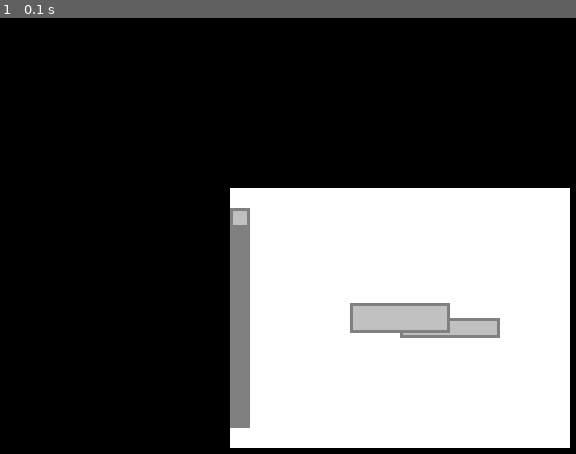
Above: before the commit, frame 1.
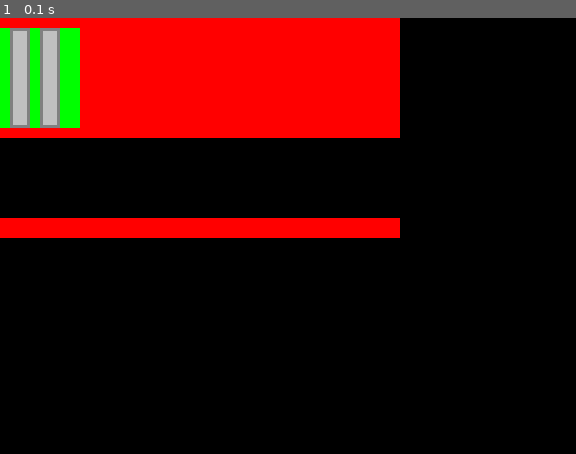
Above: after the commit, the same moment.

Repository: Lanboost/pygame_lui
Game: pygame game, started from test.py
The game is run twice, just before and just after one commit, with the same random seed, the same clock (stepped at 60 frames per second) and the same inputs.
Inputs:
- Up to frame 1 (0.1 s): no input

The runs differ from the first frame. In frame 1, 56% of the frame differs, in the area x 0-99%, y 0-99%.

Commit message:
#Did some updates, broke some stuff, started a example file

Diff:
--- a/pygamelui/components.py
+++ b/pygamelui/components.py
@@ -21,8 +21,11 @@
         self.width = 0
         self.height = 0
         self.rect = {"left":0, "top":0, "right":0, "bottom":0}
+        self.screen_rect = {"left":0, "top":0, "right":0, "bottom":0}
         self.anchors = {"min_x":0, "min_y":0, "max_x":1, "max_y":1}
         self.pivot = {"x":0, "y":0}
+
+        self.mouse_state = {"left_down":False,"middle_down":False, "right_down":False, "mouse_over":False}
 
     def align_pivot(self, x, y):
         if y == ALIGN_TOP:
@@ -69,13 +72,33 @@
 
         self.rect = {"left":left, "top":top, "right":right, "bottom":bottom}
 
+    def _set_x(self, x):
+        parent_offset_x = self.screen_rect['left']-self.x
+        self.x = x
+        self.screen_rect['left'] = self.x+parent_offset_x
+        self.screen_rect['right'] = self.screen_rect['left']+self.width
+
+    def _set_y(self, y):
+        parent_offset_y = self.screen_rect['top']-self.y
+        self.y = y
+        self.screen_rect['top'] = self.y+parent_offset_y
+        self.screen_rect['bottom'] = self.screen_rect['top']+self.height
+
+    def _set_width(self, width):
+        self.width = width
+        self.screen_rect['right'] = self.screen_rect['left']+self.width
+
+    def _set_height(self, height):
+        self.height = height
+        self.screen_rect['top'] = self.screen_rect['bottom']+self.height
+
     def set_anchors(self, min_x, min_y, max_x, max_y):
         self.anchors = {"min_x":min_x, "min_y":min_y, "max_x":max_x, "max_y":max_y}
 
     def set_pivot(self, pivot_x, pivot_y):
         self.pivot = {"x":pivot_x, "y":pivot_y}
 
-    def revalidate(self, parent_width, parent_height, is_self=False):
+    def revalidate(self, parent_offset_x, parent_offset_y, parent_width, parent_height, is_self=False):
         #use x,y,height, width if anchors are at one pos
         if not is_self:
             if self.anchors["max_x"] == self.anchors["min_x"]:
@@ -93,13 +116,31 @@
                 self.y = self.rect["top"]+parent_height*self.anchors["min_y"]
             #print(self.x, self.y, self.width, self.height, parent_width, parent_height)
 
+        self.screen_rect['left'] = self.x+parent_offset_x
+        self.screen_rect['top'] = self.y+parent_offset_y
+        self.screen_rect['right'] = self.screen_rect['left']+self.width
+        self.screen_rect['bottom'] = self.screen_rect['top']+self.height
+
     def handle_event(self, event):
         return False
+
     def draw(self,surface, offsetx, offsety):
         pass
 
-    def handle_mouse(self, x, y, button, click_type):
-        return False
+    def mouse_enter(self):
+        pass
+
+    def mouse_exit(self):
+        pass
+
+    def mouse_down(self, button):
+        pass
+
+    def mouse_up(self, button):
+        pass
+
+    def mouse_clicked(self, button):
+        pass
 
 class Panel(PyGameComponent):
     def __init__(self):
@@ -109,7 +150,7 @@
 
 
     def add_child(self,obj):
-        obj.revalidate(self.width, self.height)
+        obj.revalidate(self.screen_rect['left'], self.screen_rect['top'], self.width, self.height)
         self.children += [obj]
 
     def set_background(self, color):
@@ -120,17 +161,6 @@
 
     def clear(self):
         self.children = []
-
-    def handle_mouse(self, x, y, button, click_type):
-        for c in self.children:
-            if not c.visible:
-                continue
-            nx = x-c.x
-            ny = y-c.y
-            if nx >= 0 and ny >= 0 and nx < c.width and ny < c.height:
-                if c.handle_mouse(nx, ny, button, click_type):
-                    return True
-        return False
 
     def handle_event(self,event):
         for c in self.children:
@@ -140,14 +170,15 @@
                 return True
         return False
 
-    def revalidate(self, parent_width, parent_height, is_self=False, ignore_child=False):
-        super(Panel, self).revalidate(parent_width, parent_height, is_self)
+    def revalidate(self, parent_offset_x, parent_offset_y, parent_width, parent_height, is_self=False, ignore_child=False):
+        super(Panel, self).revalidate(parent_offset_x, parent_offset_y, parent_width, parent_height, is_self)
         if not ignore_child:
             for c in self.children:
-                c.revalidate(self.width, self.height)
+                c.revalidate(parent_offset_x+self.x, parent_offset_y+self.y, self.width, self.height)
 
     def draw(self, surface, offsetx, offsety):
-        pygame.draw.rect(surface, self.background_color, [offsetx+self.x, offsety+self.y, self.width, self.height], 0)
+        if self.background_color:
+            pygame.draw.rect(surface, self.background_color, [offsetx+self.x, offsety+self.y, self.width, self.height], 0)
 
         for c in self.children:
             if not c.visible:
@@ -156,35 +187,42 @@
 
             c.draw(surface, offsetx+self.x, offsety+self.y)
 
-BUTTON_NORMAL = 0
-BUTTON_HOVER = 1
-BUTTON_CLICKED = 2
-BUTTON_SELECTED = 3
 class Button(PyGameComponent):
     def __init__(self, text):
         super(Button, self).__init__()
         self.text = text
         self.on_click = EventHandler()
-        self.state = BUTTON_NORMAL
         self.font = TEXT_FONT
         self.color_scheme = [
             [(192, 192, 192), (128, 128, 128)],
-            [(192, 192, 192), (128, 128, 128)],
+            [(128, 192, 192), (128, 128, 128)],
             [(192, 192, 192), (128, 128, 128)],
             [(128, 128, 128), (90, 90, 90)]
         ]
-    def handle_mouse(self, x, y, button, click_type):
-        if click_type == 1:
+        self.hover = False
+        self.mousedown = False
+
+    def mouse_clicked(self, button):
+        if button == 0:
             self.on_click.fire()
+
     def set_font(self, font):
         self.font = font
-    def set_state(self, state):
-        self.state = state
-
+
+    def mouse_enter(self):
+        self.hover = True
+
+    def mouse_exit(self):
+        self.hover = False
 
     def draw(self, surface, offsetx, offsety):
-
-        colors = self.color_scheme[self.state]
+        colors = self.color_scheme[0]
+        if self.mousedown:
+            colors = self.color_scheme[2]
+        else:
+            if self.hover:
+                colors = self.color_scheme[1]
+
         pygame.draw.rect(surface, colors[0], [offsetx+self.x, offsety+self.y, self.width, self.height], 0)
         pygame.draw.rect(surface, colors[1], [offsetx+self.x, offsety+self.y, self.width, self.height], 3)
         #textsurface = self.font.render(str(self.text), True, (0,0,0))
@@ -247,6 +285,12 @@
 class RadioButton(Button):
     def __init__(self, text):
         super(RadioButton, self).__init__(text)
+
+    def draw(self, surface, offsetx, offsety):
+        super(RadioButton, self).draw(surface, offsetx, offsety)
+        print(self.hover)
+        print(self.screen_rect)
+
 class CheckBox(Button):
     def __init__(self, text, check_value = False):
         super(CheckBox, self).__init__(text)
@@ -264,82 +308,64 @@
         self.checked = not self.checked
         self.__update_check()
 
-class TabPanel(Panel):
-    def __init__(self):
-        super(TabPanel, self).__init__()
-        self.radioh = RadioButtonHandler()
-        self.menu = HorizontalLayoutPanel(100, 40)
-        self.menu.set_pos(0,0)
-        self.menu.set_size(400, 40)
-        self.display = Panel()
-        self.display.set_pos(0,45)
-        self.display.set_size(400,500)
-        self.panels = []
-        self.add_child(self.menu)
-        self.add_child(self.display)
-        self.radioh.on_change.add(self.g_set_selected_panel())
-        self.on_change = EventHandler()
-        self.selected = -1
-    def set_size(self, width, height):
-        super(TabPanel, self).set_size(width, height)
-        self.display.set_size(width,height-45)
-        self.menu.set_size(width, 40)
-    def g_set_selected_panel(self):
-        def f():
-            self.set_selected_panel(self.radioh.selected)
-        return f
-    def set_selected_panel(self, id):
-        for p in self.panels:
-            p.set_visible(False)
-        self.panels[id].set_visible(True)
-        self.selected = id
-        self.on_change.fire()
-    def add_tab(self, text, panel):
-        b = RadioButton(text)
-        self.radioh.add(b)
-        self.menu.add_child(b)
-        self.panels += [panel]
-        panel.set_pos(0,0)
-        panel.set_size(self.display.width, self.display.height)
-        panel.set_visible(False)
-        self.display.add_child(panel)
+
 
 class VerticalLayoutPanel(Panel):
-    def __init__(self, child_width, child_height, spacing = 10):
+    def __init__(self, child_width, child_height, spacing = 10, padding = (10,10,10,10)):
         super(VerticalLayoutPanel, self).__init__()
         self.child_width = child_width
         self.child_height = child_height
         self.spacing = spacing
+        self.padding = padding
+
     def add_child(self,obj):
-        obj.width = self.child_width
-        obj.height = self.child_height
-        obj.x = 0
-        obj.y = len(self.children)*(self.child_height+self.spacing)
+        obj.revalidate(self.screen_rect['left'], self.screen_rect['top'], self.width, self.height)
         self.children += [obj]
+
     def remove_child(self,obj):
         self.children.remove(obj)
 
-    def revalidate(self, parent_width, parent_height, is_self=False):
-        super(VerticalLayoutPanel, self).revalidate(parent_width, parent_height, is_self, True)
-
+    def revalidate(self, parent_offset_x, parent_offset_y, parent_width, parent_height, is_self=False):
+        super(VerticalLayoutPanel, self).revalidate(parent_offset_x, parent_offset_y, parent_width, parent_height, is_self, True)
+        deltay = self.padding[1]
+        #if not ignore_child:
+        for c in self.children:
+            c.revalidate(parent_offset_x+self.x, parent_offset_y+self.y, self.width, self.height)
+            c._set_y(deltay)
+            deltay += c.height+self.spacing
+        deltay += self.padding[3]
+        self._set_height(deltay)
 
 class HorizontalLayoutPanel(Panel):
-    def __init__(self, child_width, child_height, spacing = 10):
+    def __init__(self, child_width=None, child_height=None, spacing = 10, padding = (10,10,10,10)):
         super(HorizontalLayoutPanel, self).__init__()
-        self.child_width = child_width
-        self.child_height = child_height
+        #self.child_width = child_width
+        #self.child_height = child_height
         self.spacing = spacing
+        self.padding = padding
+
     def add_child(self,obj):
-        obj.width = self.child_width
-        obj.height = self.child_height
-        obj.x = len(self.children)*(self.child_width+self.spacing)
-        obj.y = 0
+        obj.revalidate(self.screen_rect['left'], self.screen_rect['top'], self.width, self.height)
+        #obj.width = self.child_width
+        #obj.height = self.child_height
+        #obj.x = len(self.children)*(self.child_width+self.spacing)
+        #obj.y = 0
         self.children += [obj]
+
     def remove_child(self,obj):
         self.children.remove(obj)
 
-    def revalidate(self, parent_width, parent_height, is_self=False):
-        super(HorizontalLayoutPanel, self).revalidate(parent_width, parent_height, is_self, True)
+    def revalidate(self, parent_offset_x, parent_offset_y, parent_width, parent_height, is_self=False, ignore_child=False):
+        super(HorizontalLayoutPanel, self).revalidate(parent_offset_x, parent_offset_y, parent_width, parent_height, is_self, True)
+        deltax = self.padding[0]
+        #if not ignore_child:
+        for c in self.children:
+            c.revalidate(parent_offset_x+self.x, parent_offset_y+self.y, self.width, self.height)
+            c._set_x(deltax)
+            deltax += c.width+self.spacing
+        deltax += self.padding[2]
+        self._set_width(deltax)
+
 
 class CellLayoutPanel(Panel):
     def __init__(self, column_count, child_width, child_height, spacing = 10):
@@ -357,8 +383,57 @@
     def remove_child(self,obj):
         self.children.remove(obj)
 
-    def revalidate(self, parent_width, parent_height, is_self=False):
-        super(CellLayoutPanel, self).revalidate(parent_width, parent_height, is_self, True)
+    def revalidate(self, parent_offset_x, parent_offset_y, parent_width, parent_height, is_self=False):
+        super(CellLayoutPanel, self).revalidate(parent_offset_x, parent_offset_y, parent_width, parent_height, is_self, True)
+
+class TabPanel(VerticalLayoutPanel):
+    def __init__(self):
+        super(TabPanel, self).__init__(0,0)
+        self.radioh = RadioButtonHandler()
+        self.menu = HorizontalLayoutPanel(100, 40)
+        self.menu.set_rect(0,0, 0, 100)
+        self.menu.set_anchors(0,0,1,0)
+        self.menu.set_background((0,255,0))
+        self.display = Panel()
+        self.display.set_rect(0,100,0,0)
+        self.display.set_anchors(0,0,1,1)
+        self.panels = []
+        self.add_child(self.menu)
+        self.add_child(self.display)
+        self.radioh.on_change.add(self.g_set_selected_panel())
+        self.on_change = EventHandler()
+        self.selected = -1
+
+    def set_size(self, width, height):
+        super(TabPanel, self).set_size(width, height)
+        self.display.set_size(width,height-45)
+        self.menu.set_size(width, 40)
+
+    def g_set_selected_panel(self):
+        def f():
+            self.set_selected_panel(self.radioh.selected)
+        return f
+    def set_selected_panel(self, id):
+        for p in self.panels:
+            p.set_visible(False)
+        self.panels[id].set_visible(True)
+        self.selected = id
+        self.on_change.fire()
+
+    def add_tab(self, text, panel):
+        b = RadioButton(text)
+        self.radioh.add(b)
+
+        b.set_anchors(0,0,0,1)
+        b.set_rect(0,0, 20, 0)
+
+        self.menu.add_child(b)
+
+        self.panels += [panel]
+        #panel.set_pos(0,0)
+        #panel.set_size(self.display.width, self.display.height)
+        #panel.set_visible(False)
+        #self.display.add_child(panel)
 
 class SliderButton(PyGameComponent):
     pass
--- a/pygamelui/window.py
+++ b/pygamelui/window.py
@@ -1,5 +1,9 @@
 import pygame
 from .components import Panel
+
+MOUSE_LEFT = 0
+MOUSE_MIDDLE = 1
+MOUSE_RIGHT = 2
 
 class Window(object):
     def __init__(self, width=800, height=600, title="Window pygameliu"):
@@ -22,21 +26,68 @@
         self.panel.set_rect(0,0,0,0)
         self.panel.set_anchors(0,0,1,1)
 
-        self.panel.revalidate(self.display_width, self.display_height)
+        self.panel.revalidate(0,0, self.display_width, self.display_height)
 
     def get_panel(self):
         return self.panel
 
     def update(self):
         #event handling
+
+        def update_mouse(component, mouse_x, mouse_y, left_down, middle_down, right_down):
+            if isinstance(component, Panel):
+                for co in component.children:
+                    update_mouse(co, mouse_x, mouse_y, left_down, middle_down, right_down)
+            else:
+                if component.screen_rect['left'] <= mouse_x and mouse_x < component.screen_rect['right'] and \
+                                    component.screen_rect['top'] <= mouse_y and mouse_y < component.screen_rect['bottom']:
+
+                    if left_down:
+                        if not component.mouse_state['left_down']:
+                            component.mouse_down(MOUSE_LEFT)
+                            component.mouse_state['left_down'] = True
+                    else:
+                        if component.mouse_state['left_down']:
+                            component.mouse_clicked(MOUSE_LEFT)
+                            component.mouse_up(MOUSE_LEFT)
+                            component.mouse_state['left_down'] = False
+
+                    if middle_down:
+                        if not component.mouse_state['middle_down']:
+                            component.mouse_clicked(MOUSE_MIDDLE)
+                            component.mouse_down(MOUSE_MIDDLE)
+                            component.mouse_state['middle_down'] = True
+                    else:
+                        component.mouse_state['middle_down'] = False
+
+                    if right_down:
+                        if not component.mouse_state['right_down']:
+                            component.mouse_clicked(MOUSE_RIGHT)
+                            component.mouse_down(MOUSE_RIGHT)
+                            component.mouse_state['right_down'] = True
+                    else:
+                        component.mouse_state['right_down'] = False
+
+                    if not component.mouse_state['mouse_over']:
+                        component.mouse_state['mouse_over'] = True
+                        component.mouse_enter()
+                else:
+                    if component.mouse_state['mouse_over']:
+                        component.mouse_state['mouse_over'] = False
+                        component.mouse_exit()
+
+
+
+        update_mouse(self.panel, *pygame.mouse.get_pos(), *pygame.mouse.get_pressed())
+
         for event in pygame.event.get():
 
             #panel
             if self.panel:
                 if event.type == pygame.MOUSEBUTTONUP:
-                    self.panel.handle_mouse(*pygame.mouse.get_pos(), event.button, 0)
+                    pass
                 elif event.type == pygame.MOUSEBUTTONDOWN:
-                    self.panel.handle_mouse(*pygame.mouse.get_pos(), event.button, 1)
+                    pass
                 else:
                     self.panel.handle_event(event)
 
@@ -51,7 +102,7 @@
                 # There's some code to add back window content here.
                 self.display_width, self.display_height = event.w, event.h
                 self.canvas = pygame.display.set_mode((event.w, event.h), pygame.RESIZABLE)
-                self.panel.revalidate(self.display_width, self.display_height)
+                self.panel.revalidate(0, 0, self.display_width, self.display_height)
 
         #clear previous rendering
         self.canvas.fill((0,0,0))
--- a/test.py
+++ b/test.py
@@ -10,9 +10,24 @@
 p1.set_anchors(0.3,0.3,0.7,0.7)
 p1.set_background((255, 255, 255))
 
+
+tab_panel = TabPanel()
+tab_panel_1 = Panel()
+tab_panel_2 = Panel()
+tab_panel.add_tab("Tab 1", tab_panel_1)
+tab_panel.add_tab("Tab 2", tab_panel_2)
+
+tab_panel.set_rect(0,0,0,0)
+tab_panel.set_anchors(0,0,0.5,0.3)
+
+tab_panel.set_background((255,0,0))
+
+#p1.add_child(tab_panel)
+'''
 b1 = Button("Test")
 b1.set_rect(0,0,100,20)
 b1.set_anchors(0.5,0.5,0.5,0.5)
+b1.on_click.add(lambda: print("Test clicked"))
 
 p1.add_child(b1)
 
@@ -20,12 +35,13 @@
 b1.set_rect(0,0,100, 30)
 b1.align_pivot(ALIGN_CENTER, ALIGN_CENTER)
 b1.align_anchor(ALIGN_CENTER, ALIGN_CENTER)
+b1.on_click.add(lambda: print("Test1 clicked"))
 
 p1.add_child(b1)
 
 p1.add_child(create_vertical_scrollbar())
-
-win.get_panel().add_child(p1)
+'''
+win.get_panel().add_child(tab_panel)
 
 
 win.wait_to_close()
Not shown, changed: .gitignore
